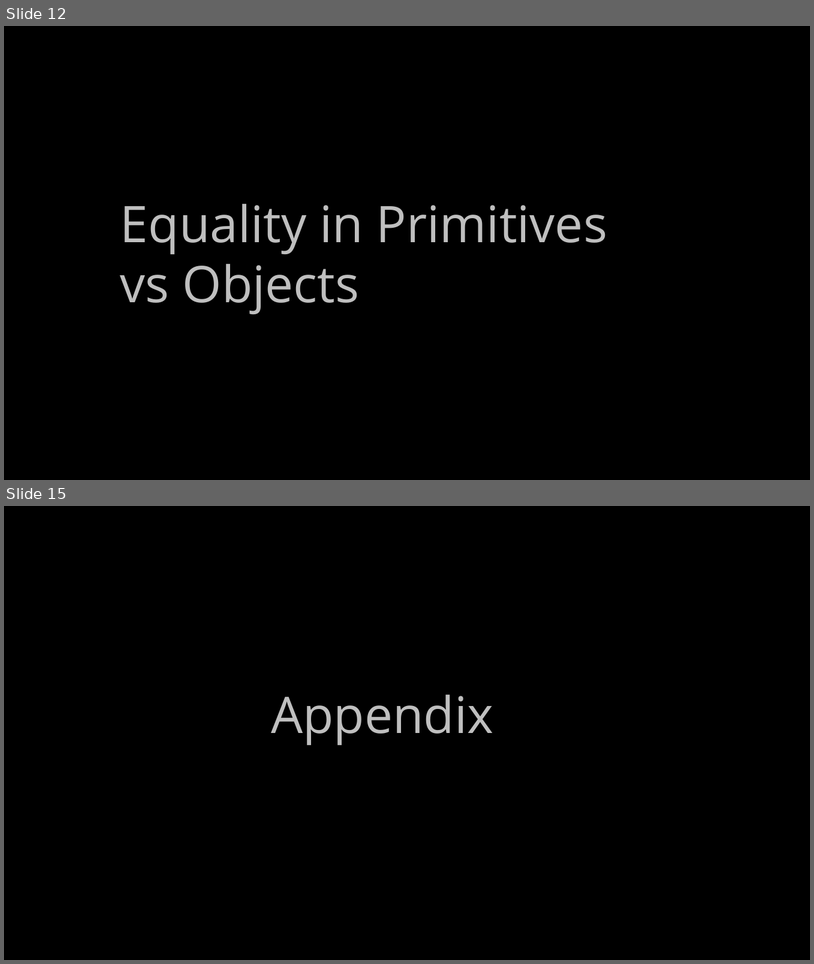
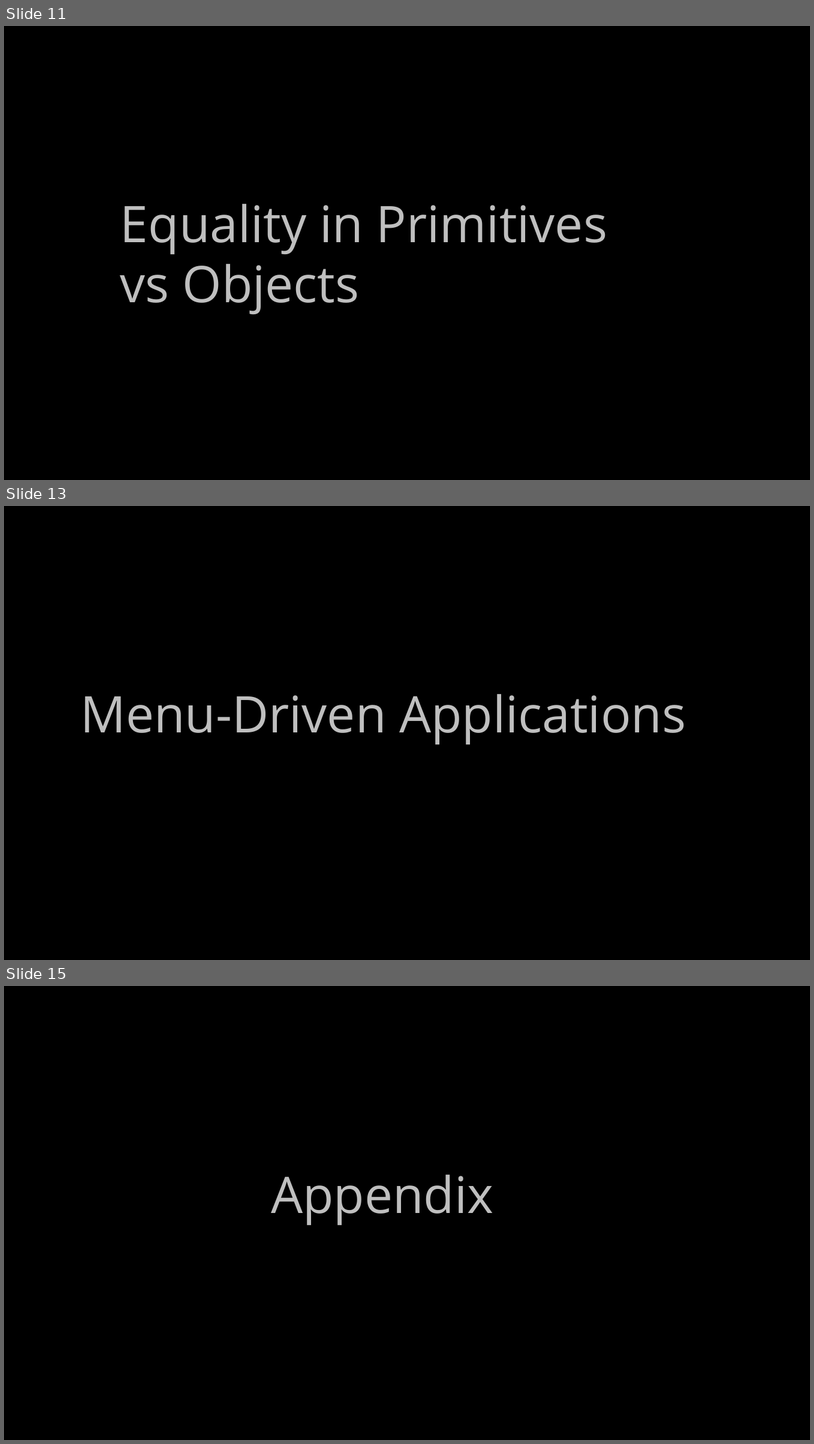
Before and after one commit to ckiefriter1/PT-BESD, a slide deck: Week3/BESD Week 3.pptx. Shown one above the other, each under a label of ours: slides 12 and 15 before the commit, slides 11, 13 and 15 after it; the slides between them are not shown. The pictures are 814x964 and 814x1444 pixels, drawn with LibreOffice and Linux fonts; fonts in the diff are those of the drawing. Boxes give left, top, right and bottom in pixels: in the first picture for what was removed or moved away, otherwise in the second. Text is boxed around its words. In the diff, an @@ line names an element or a change of style, - is before the commit and + after.

```diff
--- a/Week3/BESD Week 3.pptx
+++ b/Week3/BESD Week 3.pptx
@@ slide 13 added at (x1=4, y1=506, x2=810, y2=960), background #000000 @@
@@ text added at (x1=80, y1=694, x2=686, y2=744), 60 pt, text #BFBFBF @@
+Menu-Driven Applications
@@ what was slide 12 is now slide 11 @@
```
Also in this commit, not shown: 2 slides changed, 6 other slides added, 7 slides removed, 1 other file.
